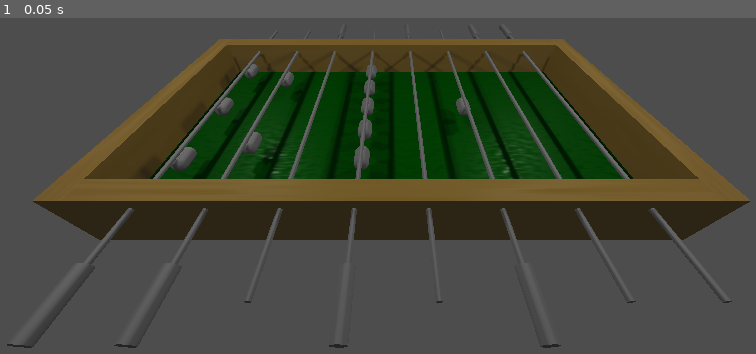
Above: before the commit, frame 1.
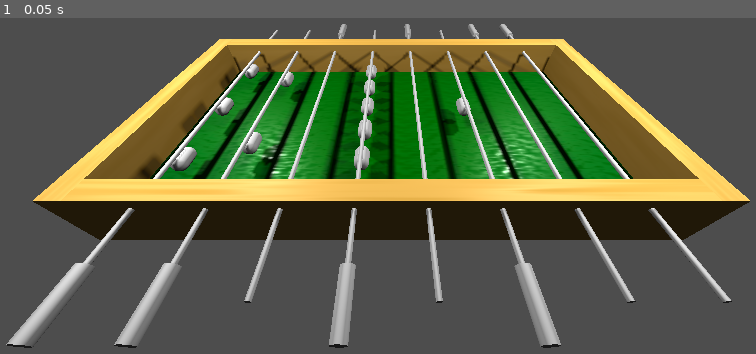
Above: after the commit, the same moment.

Repository: PGComai/foosball
Game: Godot game, scene res://foos.tscn
Two runs of this game, one before a commit and one after it. Both use one fixed random seed, a clock stepped at 60 frames per second and the inputs below.
Inputs:
- Up to frame 1 (0.05 s): no input

The runs differ from the first frame. In frame 1, 35% of the frame differs, in the area x 0-100%, y 1-98%.
Error in both runs: Invalid type in utility function "lerp()". Cannot convert argument 2 from float to int. (res://player.gd:42)

Commit message:
a few more things

Diff:
--- a/project/foos.tscn
+++ b/project/foos.tscn
@@ -76,7 +76,14 @@
 [sub_resource type="CylinderMesh" id="16"]
 height = 4.0
 
+[sub_resource type="PhysicalSkyMaterial" id="PhysicalSkyMaterial_nw61q"]
+
+[sub_resource type="Sky" id="Sky_hmwjh"]
+sky_material = SubResource("PhysicalSkyMaterial_nw61q")
+
 [sub_resource type="Environment" id="8"]
+sky = SubResource("Sky_hmwjh")
+tonemap_mode = 3
 
 [node name="Node3D" type="Node3D"]
 script = ExtResource("1")
@@ -372,6 +379,7 @@
 
 [node name="OmniLight3D" type="OmniLight3D" parent="."]
 transform = Transform3D(-1, -4.37114e-08, 4.37114e-08, 4.37114e-08, -4.37114e-08, 1, -4.37114e-08, 1, 4.37114e-08, -25, 22.691, 12)
+light_energy = 7.726
 shadow_enabled = true
 shadow_reverse_cull_face = true
 omni_range = 79.446
@@ -379,6 +387,7 @@
 
 [node name="OmniLight2" type="OmniLight3D" parent="."]
 transform = Transform3D(-1, -4.37114e-08, 4.37114e-08, 4.37114e-08, -4.37114e-08, 1, -4.37114e-08, 1, 4.37114e-08, -25, 22.691, -12)
+light_energy = 7.726
 shadow_enabled = true
 shadow_reverse_cull_face = true
 omni_range = 79.446
@@ -386,6 +395,7 @@
 
 [node name="OmniLight3" type="OmniLight3D" parent="."]
 transform = Transform3D(-1, -4.37114e-08, 4.37114e-08, 4.37114e-08, -4.37114e-08, 1, -4.37114e-08, 1, 4.37114e-08, 25, 22.691, 12)
+light_energy = 7.726
 shadow_enabled = true
 shadow_reverse_cull_face = true
 omni_range = 79.446
@@ -393,6 +403,7 @@
 
 [node name="OmniLight4" type="OmniLight3D" parent="."]
 transform = Transform3D(-1, -4.37114e-08, 4.37114e-08, 4.37114e-08, -4.37114e-08, 1, -4.37114e-08, 1, 4.37114e-08, 25, 22.691, -12)
+light_energy = 7.726
 shadow_enabled = true
 shadow_reverse_cull_face = true
 omni_range = 79.446
Not shown: 1 places in project/foos.tscn that only renumber resources
